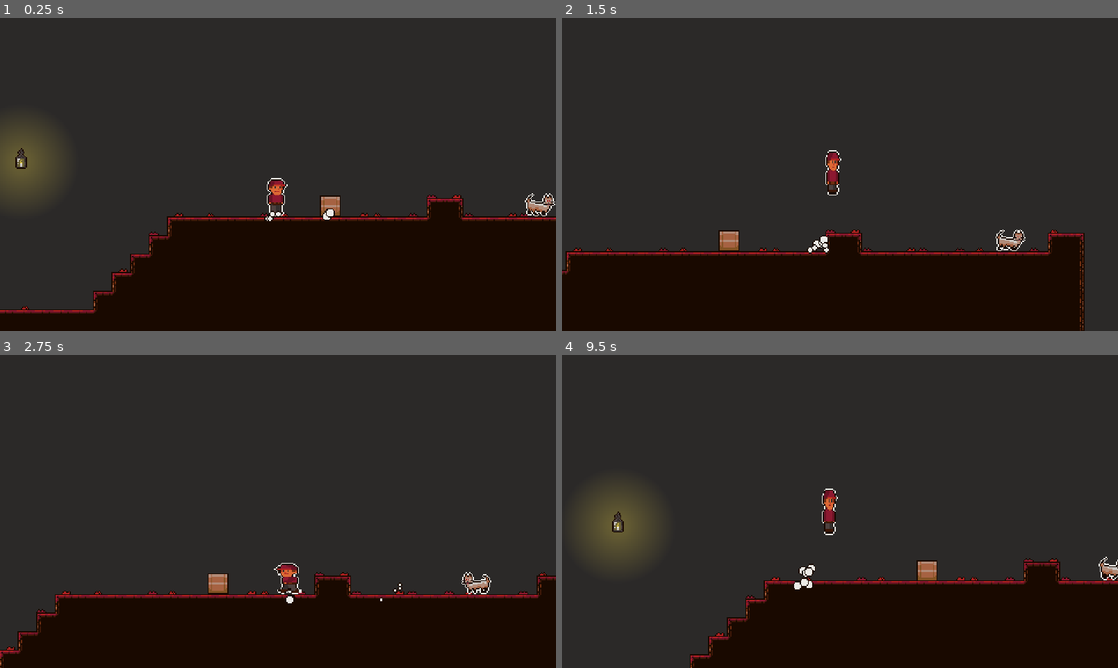
Above: before the commit, frames 1-4 (two rows, left to right).
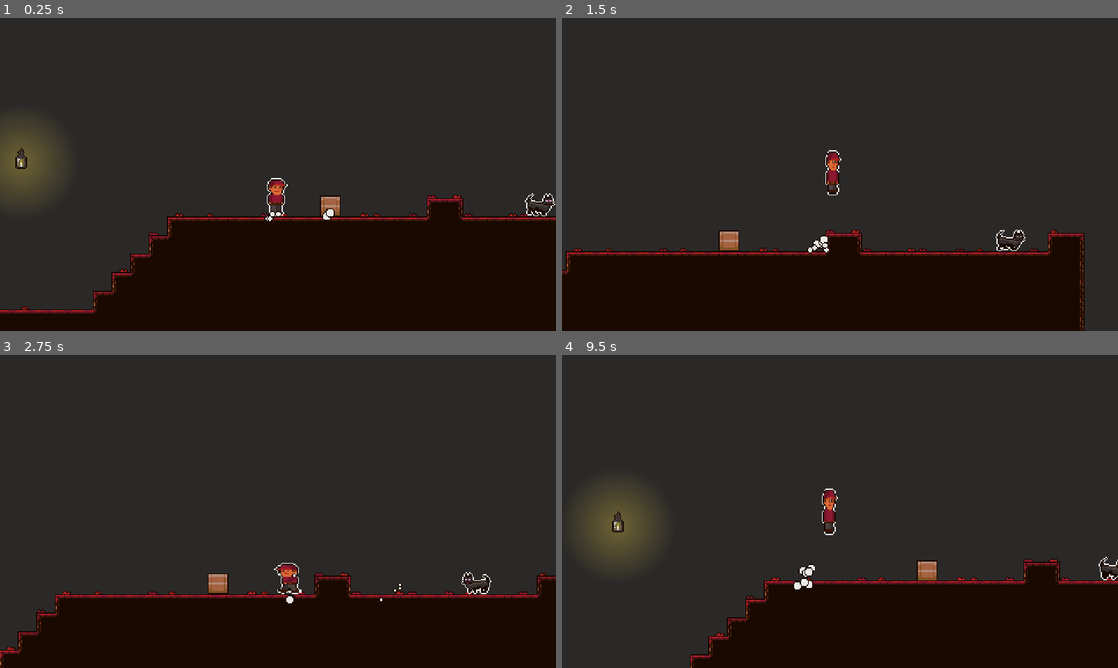
Above: after the commit, the same moments.

Repository: RemyIsCool/Carrying-Thing-Game
Game: Godot game, scene res://Scenes/TestScene.tscn
The game is run twice, just before and just after one commit, with the same random seed, the same clock (stepped at 60 frames per second) and the same inputs.
Inputs:
- Up to frame 1 (0.25 s): no input
- Up to frame 2 (1.5 s): hold D (right) from 0.53 s (still down); tap Space (pick_up_throw) at 0.6 s; tap W (jump) at 0.77, 0.8, 1.07, 1.35 s
- Up to frame 3 (2.75 s): tap W (jump) at 1.52, 1.82, 2.3 s; tap Space (pick_up_throw) at 1.55, 2.1 s; release D (right) at 2.03 s; hold A (left) from 2.03 s (still down)
- Up to frame 4 (9.5 s): release A (left) at 2.78 s; hold D (right) 2.78-4.28 s; tap Space (pick_up_throw) at 2.85, 4.35, 5.1, 6.05, 6.6, 7.35, 8.85 s; tap W (jump) at 3.02, 3.32, 3.6, 3.77, 4.07, 4.52, 4.82, 5.3, 5.85, 6.02, 6.32, 6.77, 6.8, 7.07, 7.52, 7.82, 8.1, 9.02, 9.32 s; hold A (left) 4.28-5.03 s; hold D (right) 5.03-5.78 s; hold A (left) 5.78-7.28 s; hold D (right) from 7.28 s (still down)

The runs differ from the first frame. In frame 1, 0.1% of the frame differs, in the area x 94-100%, y 57-62%; in frame 2, 0.1%; in frame 3, 0.1%; in frame 4, less than 0.1%.

Commit message:
sound effect stuffs

Diff:
--- a/Scenes/Cat.gd
+++ b/Scenes/Cat.gd
@@ -3,12 +3,18 @@
 
 export var gravity := 40
 export var speed := 50
+export var texture: Texture
 export var dead_texture: Texture
 
 var velocity := Vector2(speed, 0)
 
+var dead := false
+
+func _ready() -> void:
+	$SpritesheetAnimation.texture = texture
+
 func _physics_process(delta: float) -> void:
-	if $DeathTimer.time_left > 0:
+	if dead:
 		return
 
 	velocity.y += gravity
@@ -27,14 +33,11 @@
 		GlobalNodes.player.die()
 
 	if $CollisionDetection.overlaps_body(GlobalNodes.box) and $BoxBufferTimer.time_left > 0 and not GlobalNodes.player.holding:
+		dead = true
 		GlobalNodes.box.linear_velocity.y = 0
 		GlobalNodes.box.apply_central_impulse(Vector2(0, -200))
-		$DeathTimer.start()
-		$DeathParticles.restart()
 		$SpritesheetAnimation.change_animation(dead_texture, 1, 1)
 		$SpritesheetAnimation.position.y += 4
-		$AnimationPlayer.play("flash")
+		$DeathPlayer.play()
+		$AnimationPlayer.play("die")
 		GlobalNodes.camera.shake(0.1, 2)
-
-func _on_DeathTimer_timeout() -> void:
-	queue_free()
--- a/Scenes/Cat.tscn
+++ b/Scenes/Cat.tscn
@@ -1,10 +1,10 @@
-[gd_scene load_steps=11 format=2]
+[gd_scene load_steps=13 format=2]
 
 [ext_resource path="res://Scenes/Cat.gd" type="Script" id=1]
 [ext_resource path="res://Assets/DeathParticle.png" type="Texture" id=2]
-[ext_resource path="res://Assets/Cat7.png" type="Texture" id=3]
+[ext_resource path="res://Assets/FloorParticle.png" type="Texture" id=3]
 [ext_resource path="res://Scenes/SpritesheetAnimation.tscn" type="PackedScene" id=4]
-[ext_resource path="res://Assets/CatDeath7.png" type="Texture" id=5]
+[ext_resource path="res://Assets/Hurt.wav" type="AudioStream" id=5]
 
 [sub_resource type="RectangleShape2D" id=7]
 extents = Vector2( 10.5, 8.5 )
@@ -29,8 +29,8 @@
 anim_speed = 1.0
 
 [sub_resource type="Animation" id=9]
-resource_name = "flash"
-length = 1.3
+resource_name = "die"
+length = 5.0
 step = 0.025
 tracks/0/type = "value"
 tracks/0/path = NodePath("SpritesheetAnimation:visible")
@@ -44,16 +44,71 @@
 "update": 1,
 "values": [ true, false, true, false, true, false, true, false, true, false, true, false, true, false, true, false, true, false, true, false, true, false, true, false, true, false, true, false, true, false, true, false ]
 }
+tracks/1/type = "method"
+tracks/1/path = NodePath("DissapearParticles")
+tracks/1/interp = 1
+tracks/1/loop_wrap = true
+tracks/1/imported = false
+tracks/1/enabled = true
+tracks/1/keys = {
+"times": PoolRealArray( 1.3 ),
+"transitions": PoolRealArray( 1 ),
+"values": [ {
+"args": [  ],
+"method": "restart"
+} ]
+}
+tracks/2/type = "method"
+tracks/2/path = NodePath("DeathParticles")
+tracks/2/interp = 1
+tracks/2/loop_wrap = true
+tracks/2/imported = false
+tracks/2/enabled = true
+tracks/2/keys = {
+"times": PoolRealArray( 0 ),
+"transitions": PoolRealArray( 1 ),
+"values": [ {
+"args": [  ],
+"method": "restart"
+} ]
+}
+tracks/3/type = "method"
+tracks/3/path = NodePath(".")
+tracks/3/interp = 1
+tracks/3/loop_wrap = true
+tracks/3/imported = false
+tracks/3/enabled = true
+tracks/3/keys = {
+"times": PoolRealArray( 5.05 ),
+"transitions": PoolRealArray( 1 ),
+"values": [ {
+"args": [  ],
+"method": "queue_free"
+} ]
+}
+
+[sub_resource type="CanvasItemMaterial" id=11]
+particles_animation = true
+particles_anim_h_frames = 5
+particles_anim_v_frames = 1
+particles_anim_loop = false
+
+[sub_resource type="ParticlesMaterial" id=10]
+flag_disable_z = true
+spread = 180.0
+gravity = Vector3( 0, 0, 0 )
+initial_velocity = 100.0
+orbit_velocity = 0.0
+orbit_velocity_random = 0.0
+anim_speed = 1.0
 
 [node name="Cat" type="KinematicBody2D"]
 collision_layer = 8
 collision_mask = 8
 script = ExtResource( 1 )
-dead_texture = ExtResource( 5 )
 
 [node name="SpritesheetAnimation" parent="." instance=ExtResource( 4 )]
 z_index = 53
-texture = ExtResource( 3 )
 hframes = 7
 interval = 0.1
 
@@ -80,7 +135,7 @@
 texture = ExtResource( 2 )
 
 [node name="DeathTimer" type="Timer" parent="."]
-wait_time = 2.6
+wait_time = 5.0
 
 [node name="BoxBufferTimer" type="Timer" parent="."]
 wait_time = 0.1
@@ -88,6 +143,18 @@
 
 [node name="AnimationPlayer" type="AnimationPlayer" parent="."]
 playback_speed = 0.5
-anims/flash = SubResource( 9 )
+anims/die = SubResource( 9 )
+
+[node name="DissapearParticles" type="Particles2D" parent="."]
+material = SubResource( 11 )
+emitting = false
+one_shot = true
+explosiveness = 0.87
+process_material = SubResource( 10 )
+texture = ExtResource( 3 )
+
+[node name="DeathPlayer" type="AudioStreamPlayer" parent="."]
+stream = ExtResource( 5 )
+volume_db = 9.176
 
 [connection signal="timeout" from="DeathTimer" to="." method="_on_DeathTimer_timeout"]
--- /dev/null
+++ b/Scenes/MusicPlayer.tscn
@@ -0,0 +1,7 @@
+[gd_scene load_steps=2 format=2]
+
+[ext_resource path="res://Assets/MainTrack.wav" type="AudioStream" id=1]
+
+[node name="MusicPlayer" type="AudioStreamPlayer"]
+stream = ExtResource( 1 )
+autoplay = true
--- a/Scenes/Player.gd
+++ b/Scenes/Player.gd
@@ -111,11 +111,18 @@
 
 	velocity = move_and_slide(velocity, Vector2.UP)
 
-	# Visual effects
+	# Visual and sound effects
 	$WalkParticles.emitting = Input.get_axis("left", "right") != 0 and is_on_floor() and not is_on_wall()
+
+	if Input.is_action_just_pressed("pick_up_throw"):
+		if holding:
+			$PickupPlayer.play()
+		elif $BoxDetector.overlaps_body(GlobalNodes.box):
+			$ThrowPlayer.play()
 
 	if jumped:
 		$JumpParticles.restart()
+		$JumpPlayer.play()
 		jumped = false
 
 	if is_on_floor():
@@ -123,6 +130,7 @@
 			was_in_air = false
 			$SpritesheetAnimation.scale = Vector2(1.3, 0.7)
 			$LandParticles.restart()
+			$LandPlayer.play()
 			GlobalNodes.camera.shake(0.1, 1)
 		else:
 			$SpritesheetAnimation.scale = lerp($SpritesheetAnimation.scale, Vector2.ONE, 0.1)
@@ -140,4 +148,5 @@
 		SceneLoader.change_scene("res://Scenes/TestScene.tscn")
 		$SpritesheetAnimation.change_animation(preload("res://Assets/PlayerIdle.png"), 8, 1)
 		$SpritesheetAnimation.scale = Vector2.ONE
+		$DeathPlayer.play()
 		GlobalNodes.camera.shake(0.2, 4)
--- a/Scenes/Player.tscn
+++ b/Scenes/Player.tscn
@@ -1,10 +1,15 @@
-[gd_scene load_steps=18 format=2]
+[gd_scene load_steps=23 format=2]
 
 [ext_resource path="res://Assets/PlayerIdle.png" type="Texture" id=1]
 [ext_resource path="res://Scenes/Player.gd" type="Script" id=2]
 [ext_resource path="res://Scenes/SpritesheetAnimation.tscn" type="PackedScene" id=3]
 [ext_resource path="res://Assets/FloorParticle.png" type="Texture" id=4]
 [ext_resource path="res://Assets/DeathParticle.png" type="Texture" id=5]
+[ext_resource path="res://Assets/Jump.wav" type="AudioStream" id=6]
+[ext_resource path="res://Assets/Land.wav" type="AudioStream" id=7]
+[ext_resource path="res://Assets/PickUp.wav" type="AudioStream" id=8]
+[ext_resource path="res://Assets/Throw.wav" type="AudioStream" id=9]
+[ext_resource path="res://Assets/Hurt.wav" type="AudioStream" id=10]
 
 [sub_resource type="CapsuleShape2D" id=1]
 radius = 6.0
@@ -159,3 +164,22 @@
 local_coords = false
 process_material = SubResource( 20 )
 texture = ExtResource( 5 )
+
+[node name="JumpPlayer" type="AudioStreamPlayer" parent="."]
+stream = ExtResource( 6 )
+volume_db = 6.555
+
+[node name="LandPlayer" type="AudioStreamPlayer" parent="."]
+stream = ExtResource( 7 )
+volume_db = 6.555
+
+[node name="PickupPlayer" type="AudioStreamPlayer" parent="."]
+stream = ExtResource( 8 )
+volume_db = 6.958
+
+[node name="ThrowPlayer" type="AudioStreamPlayer" parent="."]
+stream = ExtResource( 9 )
+volume_db = 6.555
+
+[node name="DeathPlayer" type="AudioStreamPlayer" parent="."]
+stream = ExtResource( 10 )
--- a/Scenes/TestScene.tscn
+++ b/Scenes/TestScene.tscn
@@ -11,11 +11,16 @@
 [ext_resource path="res://Scenes/DeathTrigger.tscn" type="PackedScene" id=9]
 [ext_resource path="res://Assets/FakeCarpet.png" type="Texture" id=10]
 [ext_resource path="res://Assets/BlackRectangle.png" type="Texture" id=11]
+[ext_resource path="res://Assets/CatDeath8.png" type="Texture" id=12]
+[ext_resource path="res://Assets/Cat8.png" type="Texture" id=13]
+[ext_resource path="res://Scenes/MusicPlayer.tscn" type="PackedScene" id=14]
 
 [node name="TestScene" type="Node2D"]
 
 [node name="Cat" parent="." instance=ExtResource( 6 )]
 position = Vector2( 724, 135 )
+texture = ExtResource( 13 )
+dead_texture = ExtResource( 12 )
 
 [node name="Player" parent="." instance=ExtResource( 1 )]
 position = Vector2( 510, 125 )
@@ -64,3 +69,5 @@
 [node name="DeathTrigger" parent="." instance=ExtResource( 9 )]
 position = Vector2( 191, 285 )
 scale = Vector2( 1.6, 1 )
+
+[node name="MusicPlayer" parent="." instance=ExtResource( 14 )]
Not shown, added: Assets/Hurt.wav.import
Not shown, added: Assets/Land.wav.import
Not shown, added: Assets/MainTrack.wav.import
Not shown, added: Assets/PickUp.wav.import
Not shown, added: Assets/Throw.wav.import
Not shown: 1 places in Scenes/TestScene.tscn that only renumber resources
Not shown, added: Assets/Hurt.wav
Not shown, added: Assets/Jump.wav
Not shown, added: Assets/Land.wav
Not shown, added: Assets/MainTrack.wav
Not shown, added: Assets/PickUp.wav
Not shown, added: Assets/Throw.wav
